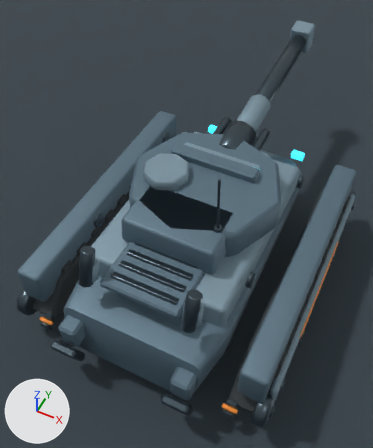
Before and after pictures for a commit that changed the Blender file content/source-art/colossus-siege.blend.
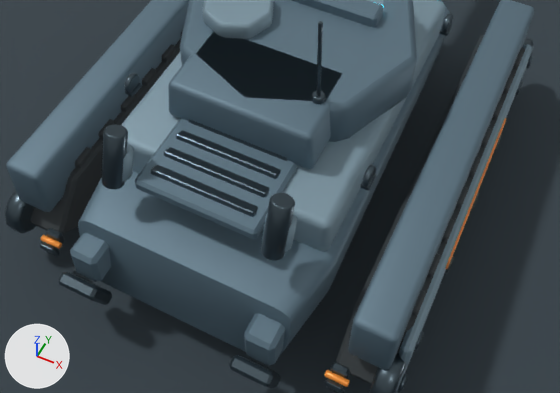
Each version is shown whole from a camera (50 mm lens) standing at (1.41, -3.16, 4.59) and looking at (-0.2, 0.05, 0.58), then close up on the part from 4% to 100% of the width and 37% to 93% of the height. The axes (+X, +Y, +Z) are drawn at lower left. The lights are the same throughout. The first two pictures are the older version.

Names of what the first close-up shows: 'ColossusArmor_CommanderCupola', 'ColossusArmor_Deck', 'ColossusArmor_EngineDeck_Frame', 'ColossusArmor_Hull', 'ColossusArmor_Skirt_R', 'ColossusArmor_Sponson_L', 'ColossusArmor_Sponson_R', 'ColossusArmor_TurretBase', 'ColossusArmor_TurretBustle', 'ColossusTreads_Belt_L', 'ColossusTreads_Belt_R', 'PreviewFloor' and 50 more.
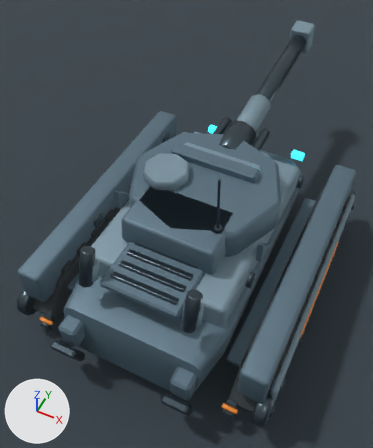
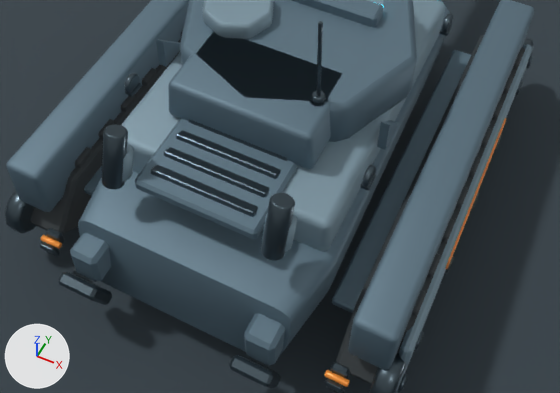
Edits to the bpy script that builds the scene:
```text
Add me_colossusarmor_gusset_2_mesh:
    me_colossusarmor_gusset_2_mesh.from_pydata([(-0.025, 0.0, 0.0), (0.025, 0.0, 0.0), (0.025, 0.22, 0.0), (-0.025, 0.22, 0.0), (-0.025, 0.0, 0.22), (0.025, 0.0, 0.22)], [], [(0, 1, 2, 3), (0, 4, 5, 1), (1, 5, 2), (0, 3, 4), (4, 3, 2, 5)])
    me_colossusarmor_gusset_2_mesh.materials.append(mat_colossusarmor)  # blue #617986
Add me_cube_066:
    me_cube_066.from_pydata(...)  # 24 vertices, 26 faces; spans x -0.16..0.16, y -1.1..1.1, z -0.03..0.03
    me_cube_066.materials.append(mat_colossusarmor)  # blue #617986
Add me_cube_065:
    me_cube_065.from_pydata(...)  # 24 vertices, 26 faces; spans x -0.16..0.16, y -1.1..1.1, z -0.03..0.03
    me_cube_065.materials.append(mat_colossusarmor)  # blue #617986
Add ob_colossusarmor_gusset_2:
    ob_colossusarmor_gusset_2 = bpy.data.objects.new('ColossusArmor_Gusset_2', me_colossusarmor_gusset_2_mesh)
    ob_colossusarmor_gusset_2.location = (0.72, -0.38, 0.98)
Add ob_colossusarmor_gusset_1:
    ob_colossusarmor_gusset_1 = bpy.data.objects.new('ColossusArmor_Gusset_1', me_colossusarmor_gusset_2_mesh.copy())
    ob_colossusarmor_gusset_1.location = (-0.72, -0.38, 0.98)
Add ob_colossusarmor_sponsonbridge_r:
    ob_colossusarmor_sponsonbridge_r = bpy.data.objects.new('ColossusArmor_SponsonBridge_R', me_cube_066)
    ob_colossusarmor_sponsonbridge_r.location = (0.925, 0.0, 0.437)
Add ob_colossusarmor_sponsonbridge_l:
    ob_colossusarmor_sponsonbridge_l = bpy.data.objects.new('ColossusArmor_SponsonBridge_L', me_cube_065)
    ob_colossusarmor_sponsonbridge_l.location = (-0.925, 0.0, 0.437)
```

What differs and where, as boxes (x1, y1, x2, y2) in the close-ups (560 x 393 px):
'ColossusArmor_SponsonBridge_R', added (blue)
    after: (332, 50, 471, 313)
'ColossusArmor_Gusset_1', added (blue)
    after: (156, 39, 180, 67)
'ColossusArmor_Gusset_2', added
    after: (377, 120, 399, 150)
'ColossusArmor_SponsonBridge_L', added (mostly hidden)
    after: (84, 166, 102, 196)
